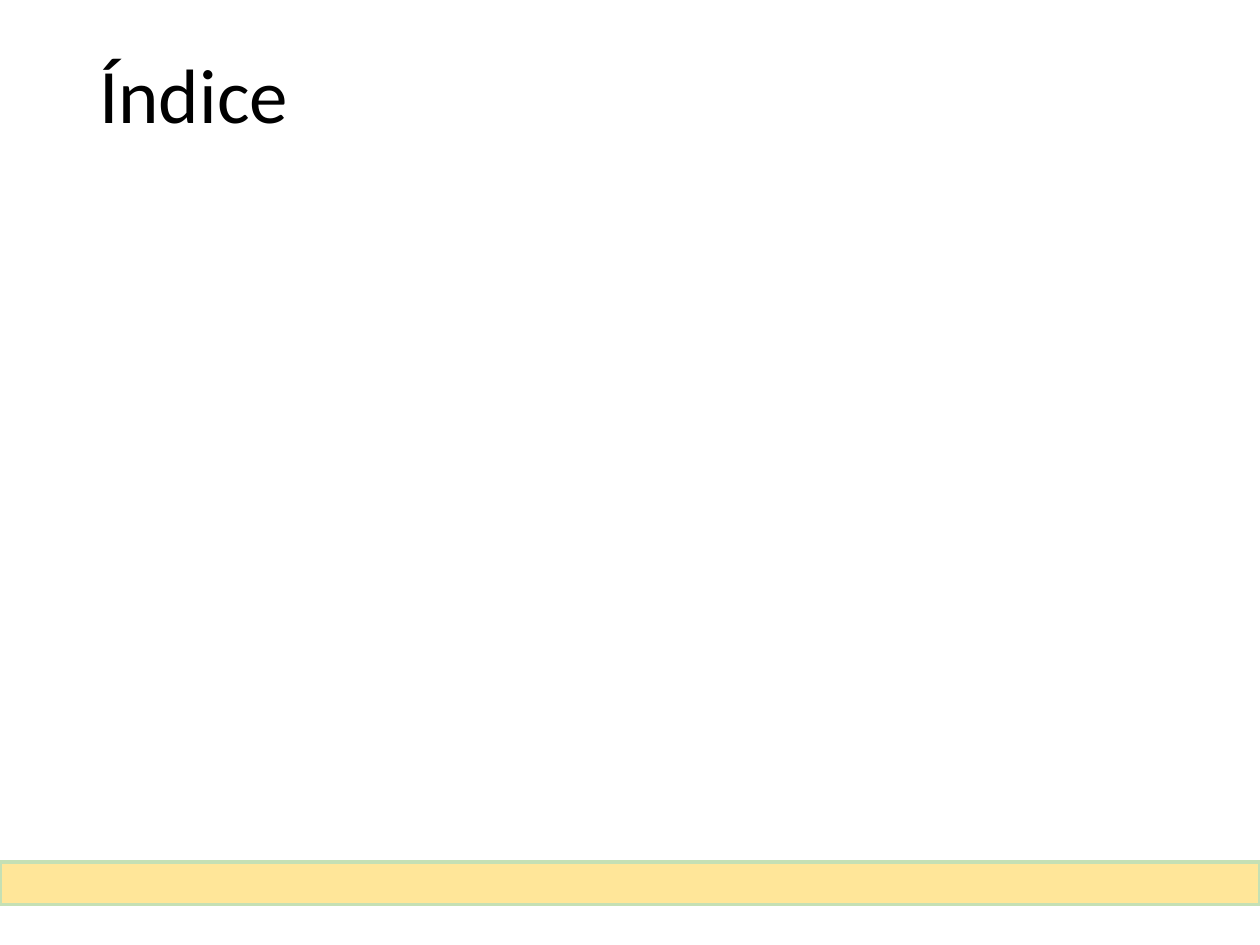
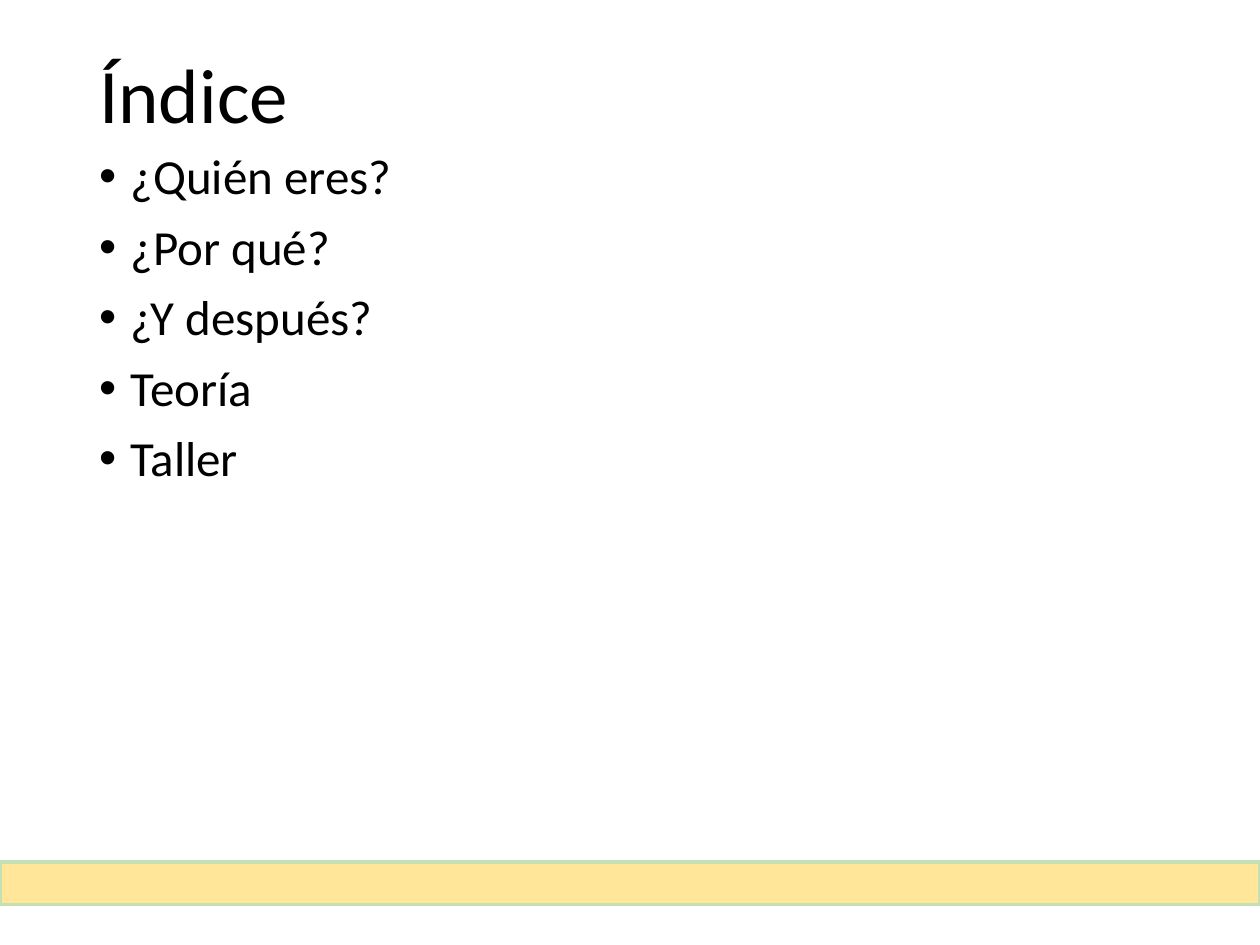
Before and after one commit to MarcosGinel/rss, a slide deck: slide 2 of documentacion/Taller de AngularJS.pptx. Drawn at 1260x945 pixels with LibreOffice and Linux fonts; fonts in the diff are those of the drawing. Boxes give left, top, right and bottom in pixels: in the first picture for what was removed or moved away, otherwise in the second. Text is boxed around its words. In the diff, an @@ line names an element or a change of style, - is before the commit and + after.

```diff
--- a/documentacion/Taller de AngularJS.pptx
+++ b/documentacion/Taller de AngularJS.pptx
@@ text added at (131, 160, 391, 477), 28 pt, text #000000 @@
+• ¿Quién eres?
+• ¿Por qué?
+• ¿Y después?
+• Teoría
+• Taller
```
Also in this commit, not shown: 2 slides added.
